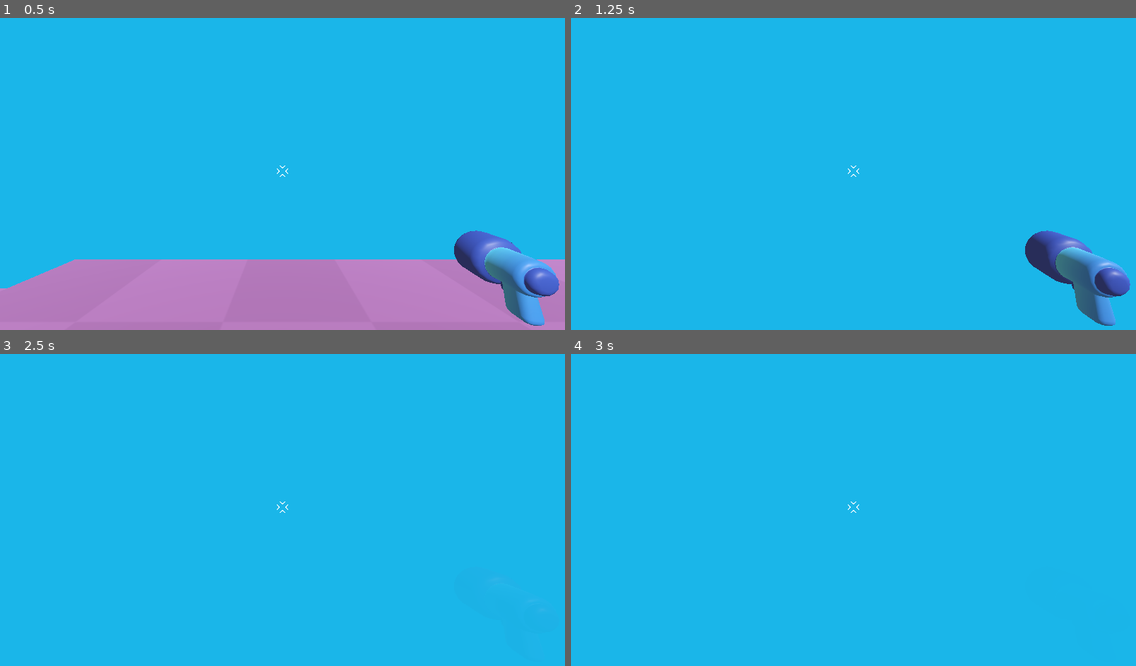
Above: before the commit, frames 1-4 (two rows, left to right).
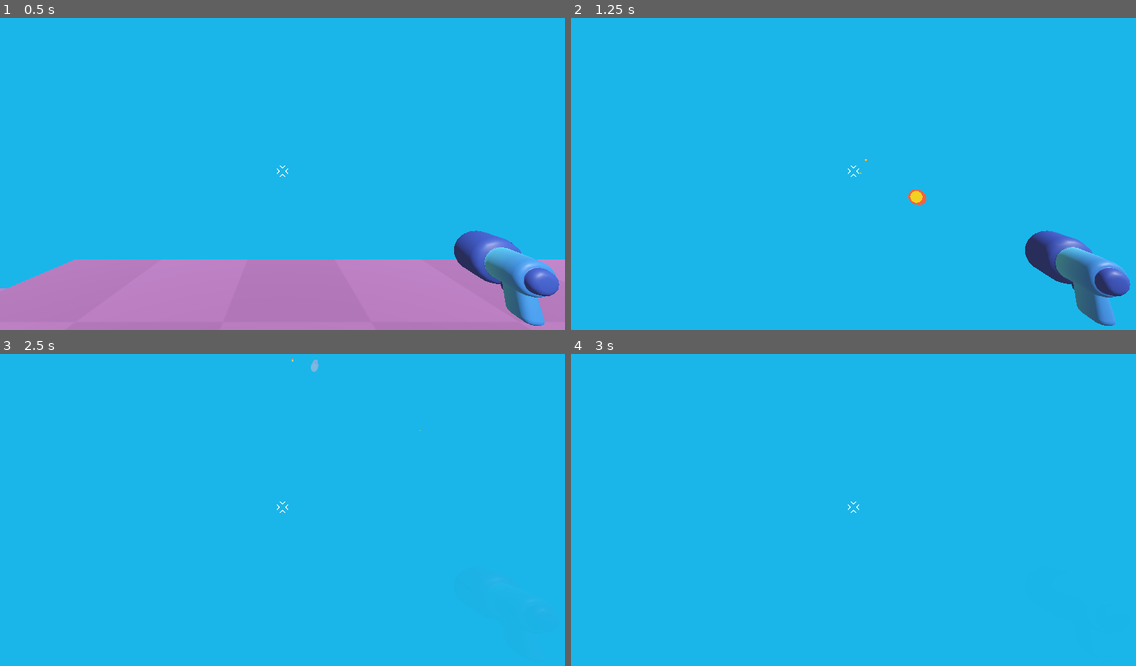
Above: after the commit, the same moments.

Repository: YvanDesPatates/Jelly_Belly_3D
Game: Godot game, scene res://level/game.tscn
Same seed, same stepped clock (60 frames per second), same inputs: the game is played once before the commit and once after it.
Inputs (mouse positions are in pixels of both pictures, inside the frame that each line leads up to):
- Up to frame 1 (0.5 s): no input
- Up to frame 2 (1.25 s): tap Enter at 0.5 s; move the mouse to (881, 170) at 0.52 s; press the mouse at (881, 170) at 0.53 s; hold W (move_forward) from 0.53 s (still down); tap Space (jump) at 0.77 s
- Up to frame 3 (2.5 s): keep holding W (move_forward); move the mouse to (254, 510) at 1.27 s; release the mouse at (254, 510) at 1.28 s; click (254, 510) at 1.35 s; tap Space (jump) at 1.52 s; move the mouse to (293, 500) at 2.02 s; press the mouse at (293, 500) at 2.03 s
- Up to frame 4 (3 s): keep holding W (move_forward); move the mouse to (847, 513) at 2.77 s; release the mouse at (847, 513) at 2.78 s; click (847, 513) at 2.85 s

Frame 1 is identical in both runs. In frame 2, 0.1% of the frame differs, in the area x 51-63%, y 45-60%; in frame 3, less than 0.1%; in frame 4, nothing differs.

Commit message:
player shoot bullets

Diff:
--- a/level/temporary_level.tscn
+++ /dev/null
@@ -1,86 +0,0 @@
-[gd_scene format=3 uid="uid://byr2hk5smrbs1"]
-
-[ext_resource type="Texture2D" uid="uid://du0787o3sfd4w" path="res://level/checkboard.png" id="1_cig4d"]
-[ext_resource type="PackedScene" uid="uid://cxbbeq53tifsu" path="res://player/player.tscn" id="2_bc4qa"]
-
-[sub_resource type="Environment" id="Environment_pev5d"]
-background_mode = 1
-background_color = Color(0, 0.807843, 1, 1)
-ambient_light_source = 2
-ambient_light_color = Color(0.815625, 0.702063, 0.54125, 1)
-ambient_light_sky_contribution = 0.31
-tonemap_mode = 2
-tonemap_exposure = 1.05
-tonemap_white = 0.95
-ssao_intensity = 1.0
-glow_normalized = true
-glow_intensity = 0.2
-fog_enabled = true
-fog_light_color = Color(0, 0.478431, 0.764706, 1)
-fog_density = 0.002
-fog_height = 0.52
-fog_height_density = 0.1319
-volumetric_fog_density = 0.1525
-volumetric_fog_albedo = Color(0.203922, 0.203922, 1, 1)
-volumetric_fog_emission = Color(0.0431373, 0.0431373, 0.0431373, 1)
-
-[sub_resource type="StandardMaterial3D" id="StandardMaterial3D_ooyhk"]
-albedo_color = Color(1, 0.717647, 0.188235, 1)
-albedo_texture = ExtResource("1_cig4d")
-uv1_triplanar = true
-uv1_triplanar_sharpness = 4.0
-
-[sub_resource type="StandardMaterial3D" id="StandardMaterial3D_pixig"]
-albedo_color = Color(0.286275, 0.682353, 0.427451, 1)
-albedo_texture = ExtResource("1_cig4d")
-uv1_triplanar = true
-uv1_triplanar_sharpness = 4.0
-
-[sub_resource type="StandardMaterial3D" id="StandardMaterial3D_7l0sc"]
-albedo_color = Color(0.286275, 0.682353, 0.427451, 1)
-albedo_texture = ExtResource("1_cig4d")
-uv1_triplanar = true
-uv1_triplanar_sharpness = 4.0
-
-[node name="TemporaryLevel" type="Node3D" unique_id=1990066259]
-
-[node name="WorldEnvironment" type="WorldEnvironment" parent="." unique_id=517525407]
-environment = SubResource("Environment_pev5d")
-
-[node name="DirectionalLight3D" type="DirectionalLight3D" parent="." unique_id=1983773634]
-transform = Transform3D(0.707107, -0.612373, 0.353553, 0, 0.5, 0.866026, -0.707107, -0.612373, 0.353553, 0, 10, 0)
-shadow_enabled = true
-directional_shadow_max_distance = 40.0
-
-[node name="Bridge2" type="CSGBox3D" parent="." unique_id=1914156870]
-transform = Transform3D(1, 0, 0, 0, 1, 0, 0, 0, 1, 2.3778396, 0, 10.5)
-use_collision = true
-size = Vector3(4, 1, 3)
-material = SubResource("StandardMaterial3D_ooyhk")
-
-[node name="Bridge5" type="CSGBox3D" parent="." unique_id=1590498086]
-transform = Transform3D(1, 0, 0, 0, 1, 0, 0, 0, 1, -3.3655076, 0, 14.5)
-use_collision = true
-size = Vector3(4, 1, 3)
-material = SubResource("StandardMaterial3D_ooyhk")
-
-[node name="Bridge6" type="CSGBox3D" parent="." unique_id=766509143]
-transform = Transform3D(1, 0, 0, 0, 1, 0, 0, 0, 1, 1.9405937, 0, 18.5)
-use_collision = true
-size = Vector3(4, 1, 3)
-material = SubResource("StandardMaterial3D_ooyhk")
-
-[node name="Platform6" type="CSGBox3D" parent="." unique_id=980842127]
-transform = Transform3D(1, 0, 0, 0, 1, 0, 0, 0, 1, 0, -5, 0)
-use_collision = true
-size = Vector3(17, 11, 15)
-material = SubResource("StandardMaterial3D_pixig")
-
-[node name="Platform7" type="CSGBox3D" parent="." unique_id=1243847483]
-transform = Transform3D(1, 0, 0, 0, 1, 0, 0, 0, 1, 0, -5, 26)
-use_collision = true
-size = Vector3(9, 11, 9)
-material = SubResource("StandardMaterial3D_7l0sc")
-
-[node name="Player" parent="." unique_id=1218226840 instance=ExtResource("2_bc4qa")]
-transform = Transform3D(-0.99999994, 0, -8.742277e-08, 0, 1, 0, 8.742277e-08, 0, -0.99999994, -0.10291302, 0.5, -0.6404228)
--- /dev/null
+++ b/player/bullet.gd
@@ -0,0 +1,12 @@
+extends Area3D
+
+const SPEED = 30
+const RANGE = 40
+
+var travelled_distance = 0
+
+func _physics_process(delta: float) -> void:
+	position += -transform.basis.z * SPEED * delta
+	travelled_distance += SPEED * delta
+	if travelled_distance > RANGE:
+		queue_free()
--- a/player/bullet.tscn
+++ b/player/bullet.tscn
@@ -1,13 +1,17 @@
 [gd_scene format=3 uid="uid://c5v85vh3dfudi"]
 
 [ext_resource type="PackedScene" uid="uid://dxy14f6s3rwi7" path="res://player/projectile/projectile.tscn" id="1_1y6ct"]
+[ext_resource type="Script" uid="uid://bawhp40gwnkhe" path="res://player/bullet.gd" id="1_j40gx"]
 
 [sub_resource type="SphereShape3D" id="SphereShape3D_j40gx"]
-radius = 0.32154787
+radius = 0.07669241
 
 [node name="Bullet" type="Area3D" unique_id=1006202816]
+top_level = true
+script = ExtResource("1_j40gx")
 
 [node name="CollisionShape3D" type="CollisionShape3D" parent="." unique_id=167411864]
 shape = SubResource("SphereShape3D_j40gx")
 
 [node name="projectile" parent="." unique_id=458182681 instance=ExtResource("1_1y6ct")]
+transform = Transform3D(-1.0927847e-08, 0, 0.25, 0, 0.25, 0, -0.25, 0, -1.0927847e-08, 0, 0, 0)
--- a/player/player.gd
+++ b/player/player.gd
@@ -34,3 +34,17 @@
 		velocity.y = 0.5
 
 	move_and_slide()
+
+	if Input.is_action_pressed("shoot"):
+		shoot_bullet()
+
+func shoot_bullet():
+	if ! %GunCooldwonTimer.is_stopped():
+		return
+
+	%GunCooldwonTimer.start()
+	var bullet_scene = preload("uid://c5v85vh3dfudi")
+	var bullet: Node3D = bullet_scene.instantiate()
+	%BulletMarker3D.add_child(bullet)
+
+	bullet.global_transform = %BulletMarker3D.global_transform
--- a/player/player.tscn
+++ b/player/player.tscn
@@ -20,6 +20,10 @@
 [node name="gun_model" parent="Camera3D" unique_id=905717943 instance=ExtResource("1_oul6g")]
 transform = Transform3D(-0.182346, 0, 0.023601696, 0, 0.18386708, 0, -0.023601696, 0, -0.182346, 0.5149042, -0.22128522, -0.47111037)
 
+[node name="BulletMarker3D" type="Marker3D" parent="Camera3D" unique_id=1796803617]
+unique_name_in_owner = true
+transform = Transform3D(1, 0, 0, 0, 1, 0, 0, 0, 1, 0.5230621, -0.21829689, -0.58118004)
+
 [node name="Reticle" type="TextureRect" parent="." unique_id=1973723800]
 anchors_preset = 8
 anchor_left = 0.5
@@ -36,3 +40,8 @@
 size_flags_vertical = 4
 texture = ExtResource("3_g1dw6")
 expand_mode = 1
+
+[node name="GunCooldwonTimer" type="Timer" parent="." unique_id=1516580803]
+unique_name_in_owner = true
+wait_time = 0.3
+one_shot = true
--- a/project.godot
+++ b/project.godot
@@ -58,6 +58,17 @@
 jump={
 "deadzone": 0.2,
 "events": [Object(InputEventKey,"resource_local_to_scene":false,"resource_name":"","device":-1,"window_id":0,"alt_press …(191 unchanged characters)…
+, Object(InputEventJoypadButton,"resource_local_to_scene":false,"resource_name":"","device":-1,"button_index":0,"pressure":0.0,"pressed":false,"script":null)
+]
+}
+shoot={
+"deadzone": 0.2,
+"events": [Object(InputEventMouseButton,"resource_local_to_scene":false,"resource_name":"","device":-1,"window_id":0,"alt_pressed":false,"shift_pressed":false,"ctrl_pressed":false,"meta_pressed":false,"button_mask":1,"position":Vector2(295, 18),"global_position":Vector2(304, 66),"factor":1.0,"button_index":1,"canceled":false,"pressed":true,"double_click":false,"script":null)
+, Object(InputEventJoypadButton,"resource_local_to_scene":false,"resource_name":"","device":-1,"button_index":2,"pressure":0.0,"pressed":false,"script":null)
+, Object(InputEventJoypadButton,"resource_local_to_scene":false,"resource_name":"","device":-1,"button_index":9,"pressure":0.0,"pressed":false,"script":null)
+, Object(InputEventJoypadButton,"resource_local_to_scene":false,"resource_name":"","device":-1,"button_index":10,"pressure":0.0,"pressed":false,"script":null)
+, Object(InputEventJoypadMotion,"resource_local_to_scene":false,"resource_name":"","device":-1,"axis":4,"axis_value":1.0,"script":null)
+, Object(InputEventJoypadMotion,"resource_local_to_scene":false,"resource_name":"","device":-1,"axis":5,"axis_value":1.0,"script":null)
 ]
 }
 
Not shown, added: player/bullet.gd.uid
